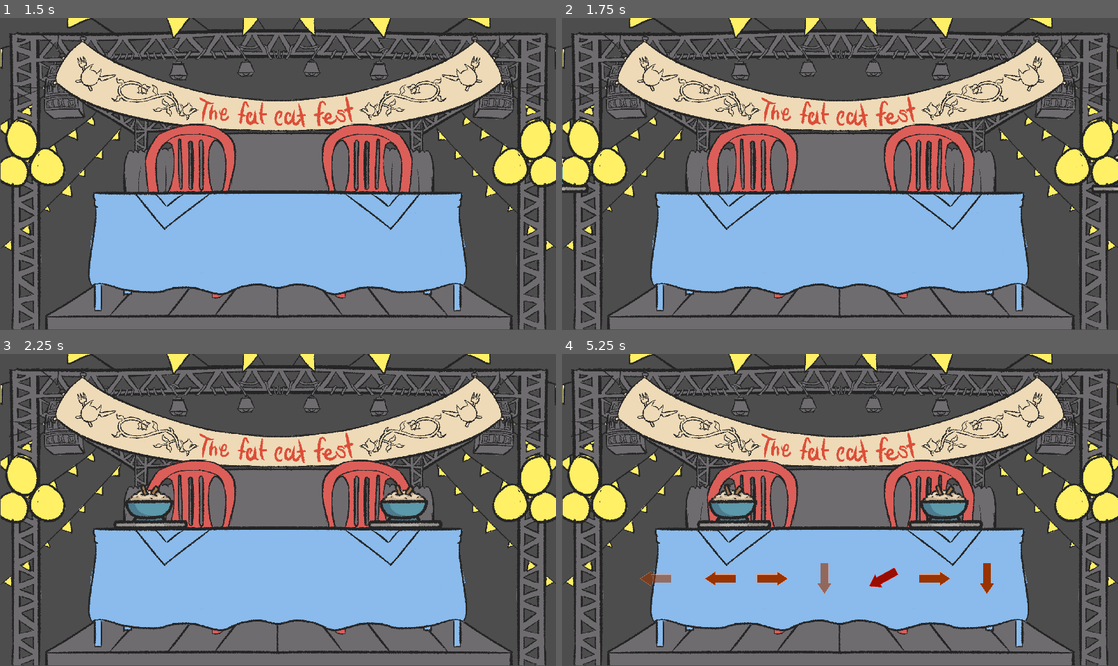
Above: before the commit, frames 1-4 (two rows, left to right).
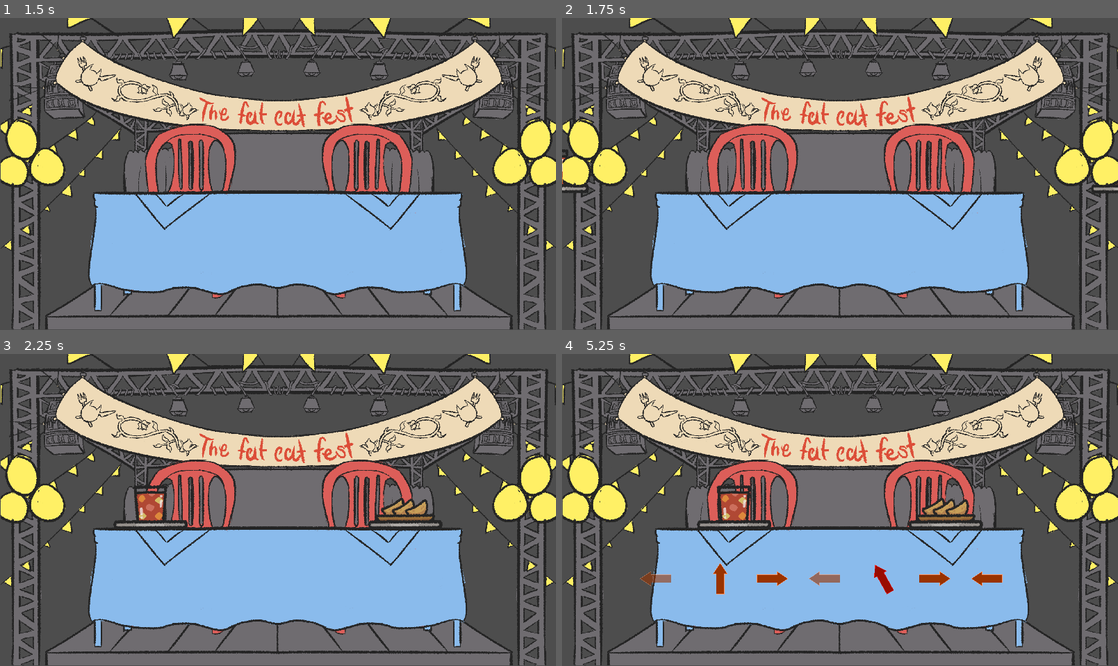
Above: after the commit, the same moments.

Repository: soetgdeznsgk/GGJ24---Fat-Cat-Fest
Game: Godot game, scene res://Escenas/Menus/menu_principal.tscn
Two runs of this game, one before a commit and one after it. Both use one fixed random seed, a clock stepped at 60 frames per second and the inputs below. The engine's default icon, where the game draws it, is replaced by a stand-in: a white triangle on a blue panel in a dark square.
Inputs (mouse positions are in pixels of both pictures, inside the frame that each line leads up to):
- Up to frame 1 (1.5 s): click "Play" at 0.5 s; click "sp" at 1.25 s
- Up to frame 2 (1.75 s): no input
- Up to frame 3 (2.25 s): move the mouse to (400, 494) at 2.02 s; hold Right (DerechaPj1) from 2.03 s (still down); tap S (AbajoPj2) at 2.1 s; click (400, 494) at 2.17 s
- Up to frame 4 (5.25 s): move the mouse to (728, 525) at 2.77 s; release Right (DerechaPj1) at 2.78 s; hold Down (AbajoPj1) 2.78-3.53 s; tap W (ArribaPj2) at 2.85 s; tap Enter at 3.5, 5 s; move the mouse to (895, 441) at 3.52 s; hold Right (DerechaPj1) 3.53-4.28 s; tap D (DerechaPj2) at 3.6 s; tap Space at 4.25 s; move the mouse to (812, 572) at 4.27 s; hold Up (ArribaPj1) 4.28-5.03 s; tap A (IzquierdaPj2) at 4.35 s; click (812, 572) at 4.42 s; move the mouse to (1006, 556) at 5.02 s; hold Left (IzquierdaPj1) from 5.03 s (still down); tap S (AbajoPj2) at 5.1 s

Frame 1 is identical in both runs. In frame 2, less than 0.1% of the frame differs, in the area x 0-100%, y 42-54%; in frame 3, 1.4%; in frame 4, 2.3%, in the area x 25-80%, y 41-78%.

Commit message:
Añadido de salpicon y tamal
masenko ha

Diff:
--- /dev/null
+++ b/Escenas/Recetas/Salpicon.tscn
@@ -0,0 +1,10 @@
+[gd_scene load_steps=3 format=3 uid="uid://gd03ibyhfgq7"]
+
+[ext_resource type="Texture2D" uid="uid://dvd20fim58of4" path="res://Sprites/Comidas/Salpicon.png" id="1_yxqlv"]
+[ext_resource type="Script" path="res://Logica/Salpicon.gd" id="2_q0ocw"]
+
+[node name="Salpicon" type="Sprite2D"]
+scale = Vector2(0.8, 0.8)
+texture = ExtResource("1_yxqlv")
+hframes = 3
+script = ExtResource("2_q0ocw")
--- /dev/null
+++ b/Escenas/Recetas/Tamal.tscn
@@ -0,0 +1,10 @@
+[gd_scene load_steps=3 format=3 uid="uid://coly6q8nef2w0"]
+
+[ext_resource type="Texture2D" uid="uid://b8mu2ol7fhiae" path="res://Sprites/Comidas/Tamal.png" id="1_ka4nc"]
+[ext_resource type="Script" path="res://Logica/Tamal.gd" id="2_myk2b"]
+
+[node name="Tamal" type="Sprite2D"]
+scale = Vector2(0.8, 0.8)
+texture = ExtResource("1_ka4nc")
+hframes = 3
+script = ExtResource("2_myk2b")
--- /dev/null
+++ b/Logica/Salpicon.gd
@@ -0,0 +1,3 @@
+extends Node
+var nombre= "Salpicon"
+var moveset = [Enums.Izquierda, Enums.Arriba, Enums.Derecha, Enums.Izquierda, Enums.Derecha, Enums.Arriba, Enums.Arriba, Enums.Izquierda, Enums.Abajo]
--- /dev/null
+++ b/Logica/Tamal.gd
@@ -0,0 +1,3 @@
+extends Node
+var nombre= "Tamal"
+var moveset = [Enums.Izquierda, Enums.Arriba, Enums.Derecha, Enums.Izquierda, Enums.Derecha, Enums.Arriba, Enums.Arriba, Enums.Izquierda, Enums.Abajo]
--- a/Logica/comidas.gd
+++ b/Logica/comidas.gd
@@ -1,7 +1,8 @@
 extends Node2D
 const recetasString = ["res://Escenas/Recetas/ArrozConLeche.tscn",\
-"res://Escenas/Recetas/Empanada.tscn"]
-const recetasSize=2
+"res://Escenas/Recetas/Empanada.tscn", "res://Escenas/Recetas/Salpicon.tscn",\
+"res://Escenas/Recetas/Tamal.tscn"]
+const recetasSize=4
 #diccionario key: es el nombre de la receta(en la escena)
 #            value: nodo instanciado de la receta
 var recetas1 :={}
Not shown: 1 places in Escenas/Recetas/ArrozConLeche.tscn that only renumber resources
Not shown: 1 places in Escenas/Recetas/Empanada.tscn that only renumber resources
Binary file added: Sprites/Comidas/Salpicon.png
Not shown, added: Sprites/Comidas/Salpicon.png.import
Binary file added: Sprites/Comidas/Tamal.png
Not shown, added: Sprites/Comidas/Tamal.png.import
